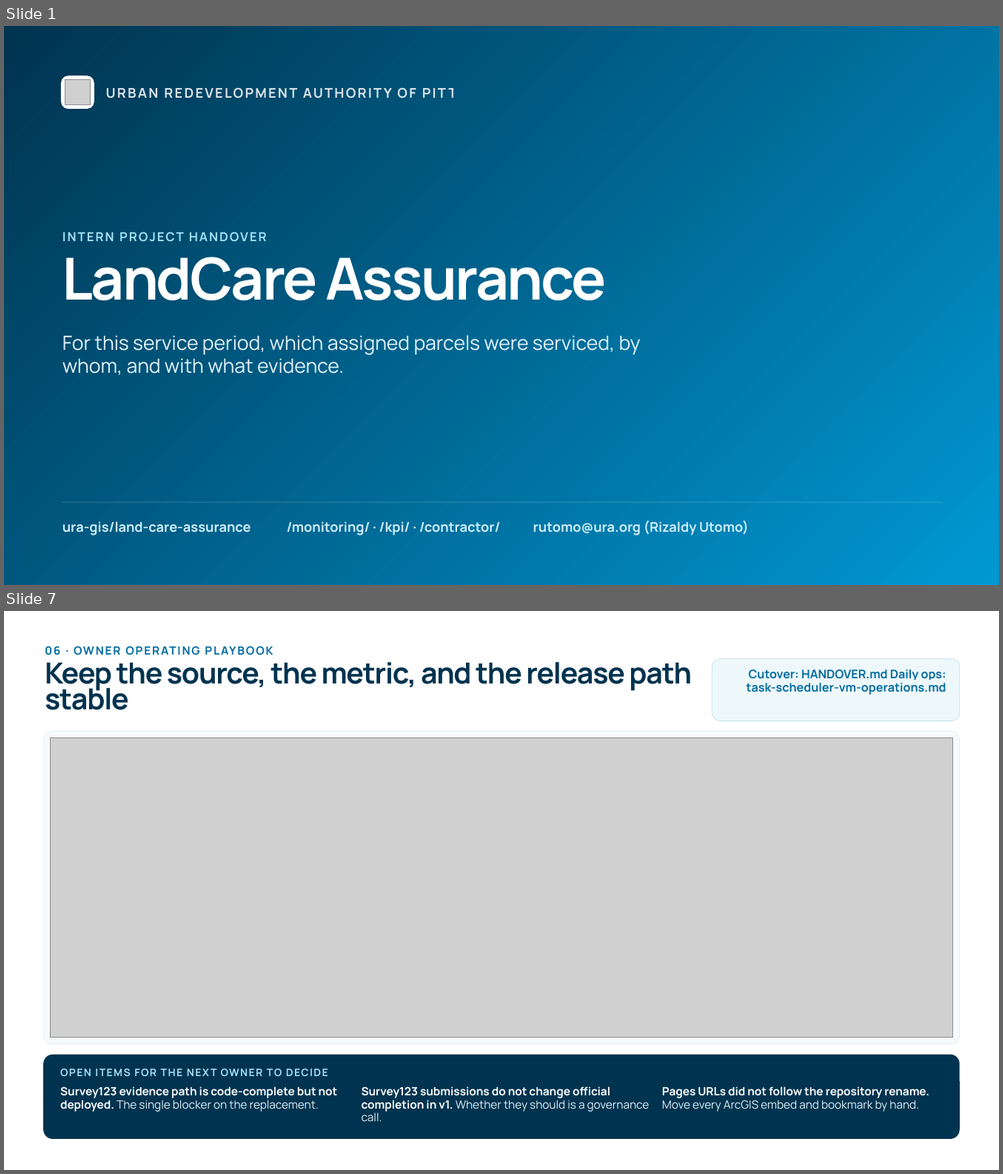
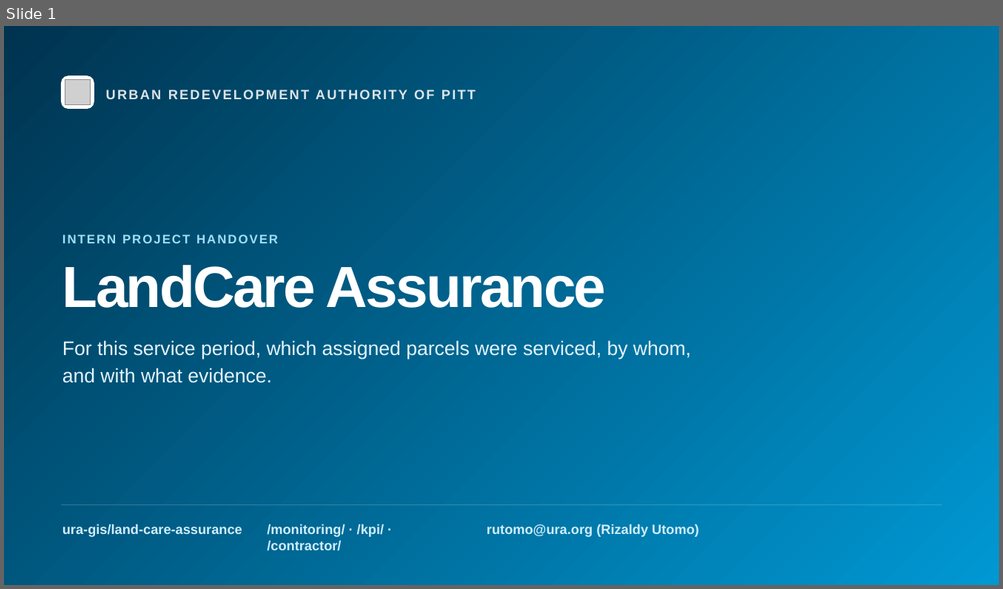
Before and after one commit to rutomo-ura/land-care-assurance, a slide deck: handover/03-presentation.pptx. Shown one above the other, each under a label of ours: slides 1 and 7 before the commit, slide 1 after it; the slides between them are not shown. The pictures are 1003x1174 and 1003x589 pixels, drawn with LibreOffice and Linux fonts; fonts in the diff are those of the drawing; grey boxes stand for pictures. Boxes give left, top, right and bottom in pixels: in the first picture for what was removed or moved away, otherwise in the second. Text is boxed around its words. In the diff, an @@ line names an element or a change of style, - is before the commit and + after.

```diff
--- a/handover/03-presentation.pptx
+++ b/handover/03-presentation.pptx
@@ slide 7 removed at <box>4,611,999,1170</box>, background #FFFFFF @@
@@ text removed at <box>43,642,755,659</box> @@
-06 · OWNER OPERATING PLAYBOOK
@@ text removed at <box>45,662,691,710</box> @@
-Keep the source, the metric, and the release path stable
@@ rounded rectangle removed at <box>711,659,959,721</box> @@
@@ text removed at <box>746,669,946,695</box> @@
-Cutover: HANDOVER.md Daily ops: task-scheduler-vm-operations.md
@@ rounded rectangle removed at <box>43,732,959,1045</box> @@
@@ picture removed at <box>50,738,953,1038</box> @@
@@ rounded rectangle removed at <box>43,1054,959,1139</box> @@
@@ text removed at <box>60,1068,91,1076</box> @@
-OPEN ITEMS FOR THE NEXT OWNER TO DECIDE
@@ text removed at <box>60,1087,338,1112</box> @@
-Survey123 evidence path is code-complete but not deployed. The single blocker on the replacement.
@@ text removed at <box>361,1087,649,1122</box> @@
-Survey123 submissions do not change official completion in v1. Whether they should is a governance call.
@@ text removed at <box>662,1087,929,1112</box> @@
-Pages URLs did not follow the repository rename. Move every ArcGIS embed and bookmark by hand.
@@ slide 1 changed as well @@
@@ text "LandCare Assurance" at <box>62,265,606,308</box>: font Manrope to Arial; line spacing 0.72 to 0.85 @@
@@ text "For this service period, which ..." at <box>62,340,691,383</box>: font Manrope to Arial; line spacing 0.99 to 1.18 @@
@@ rectangle: place and size @@
-rectangle at <box>61,503,942,503</box>
+rectangle at <box>61,506,942,506</box>
@@ text "/monitoring/ · /kpi/ · /contractor/": place and size @@
-text "/monitoring/ · /kpi/ · /contractor/" at <box>287,522,501,536</box>
+text "/monitoring/ · /kpi/ · /contractor/" at <box>267,525,384,551</box>
@@ font Manrope to Arial in 5 elements at <box>62,235,278,244</box>, <box>106,90,543,99</box>, <box>62,525,242,537</box>, <box>267,525,384,551</box>, <box>486,525,699,537</box> @@
@@ text "rutomo@ura.org (Rizaldy Utomo)": place and size @@
-text "rutomo@ura.org (Rizaldy Utomo)" at <box>533,520,748,536</box>
+text "rutomo@ura.org (Rizaldy Utomo)" at <box>486,525,699,537</box>
```
Also in this commit, not shown: 5 other slides changed, 2 slides added, 2 other files.
